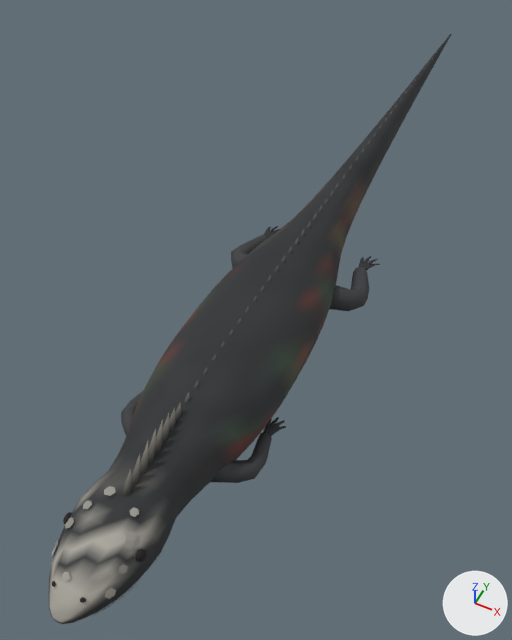
The glTF model assets/models/marine/marine-iguana.glb: old version first, new version second.
Rendered twice from a 50 mm camera at (0.209, -0.508, 0.534) aimed at (-0.032, -0.025, -0.07). Arrows for +X, +Y and +Z are at lower right; the lights stay in place. The older version comes first. Vertices at exactly the same position are counted once.

Before the edit, the objects in view are built like this:
```python
me_mesh_0 = bpy.data.meshes.new('Mesh_0')
me_mesh_0.from_pydata(...)  # 2404 vertices, 4400 faces; spans x -0.082..0.082, y -0.412..0.599, z -0.036..0.061
me_mesh_0.materials.append(mat_painted_skin)
ob_marine_iguana_body = bpy.data.objects.new('marine-iguana-body', me_mesh_0)
ob_marine_iguana_body.location = (0.0, 0.0, 0.0)
```
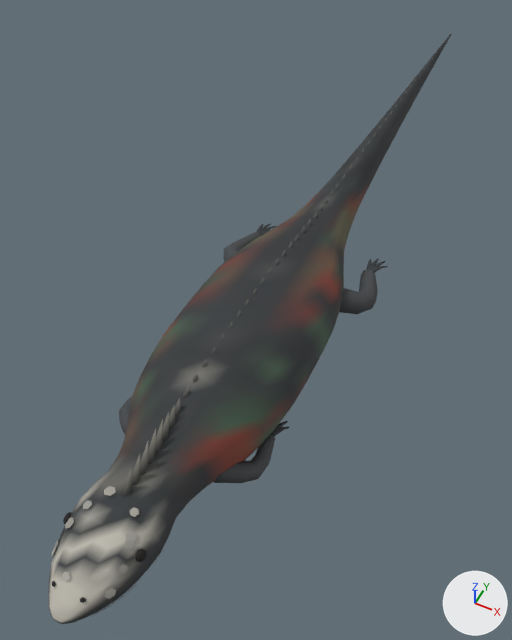
What differs and where, as boxes (x1, y1, x2, y2) in the pictures (512 x 640 px; the box of a moved part takes in the faces that stretch with it):
'marine-iguana-body', reshaped, recoloured
    both: (48, 34, 451, 624)
part 1 of me_mesh_0, moved or reshaped
    before: (169, 407, 176, 431)
    after: (169, 406, 175, 430)
part 2 of me_mesh_0, moved or reshaped
    before: (175, 403, 182, 420)
    after: (174, 398, 181, 417)
part 3 of me_mesh_0, moved or reshaped
    before: (184, 392, 190, 404)
    after: (183, 386, 189, 399)
part 4 of me_mesh_0, moved or reshaped
    before: (194, 380, 199, 389)
    after: (193, 373, 198, 383)
part 5 of me_mesh_0, moved or reshaped
    before: (203, 367, 208, 375)
    after: (202, 360, 207, 368)
part 6 of me_mesh_0, moved or reshaped
    before: (211, 433, 272, 483)
    after: (214, 434, 275, 483)
part 7 of me_mesh_0, moved or reshaped
    before: (119, 191, 380, 501)
    after: (119, 191, 388, 501)
part 8 of me_mesh_0, recoloured
    before: (49, 159, 375, 623)
    after: (49, 159, 383, 623)
part 9 of me_mesh_0, recoloured
    before: (48, 159, 380, 624)
    after: (48, 159, 388, 624)

The change in detail:
me_mesh_0 is used by ob_marine_iguana_body; location (0.0, 0.0, 0.0).
me_mesh_0 had 2404 vertices, 4400 faces and spanned x -0.082..0.082, y -0.412..0.599, z -0.036..0.061.
me_mesh_0 now has 2404 vertices, 4400 faces and spans x -0.092..0.092, y -0.412..0.599, z -0.036..0.061.
me_mesh_0 part 1: the loose piece of 7 vertices spanning x -0.004..0.004, y -0.255..-0.239, z 0.03..0.053 is moved by (0.0, 0.0, 0.004).
me_mesh_0 part 2: the loose piece of 7 vertices spanning x -0.003..0.003, y -0.244..-0.23, z 0.032..0.05 is moved by (0.0, 0.0, 0.006).
me_mesh_0 part 3: the loose piece of 7 vertices spanning x -0.003..0.003, y -0.227..-0.217, z 0.035..0.047 is moved by (0.0, 0.0, 0.009).
me_mesh_0 part 4: the loose piece of 7 vertices spanning x -0.002..0.002, y -0.21..-0.202, z 0.037..0.046 is moved by (0.0, 0.0, 0.01).
me_mesh_0 part 5: the loose piece of 7 vertices spanning x -0.002..0.002, y -0.194..-0.186, z 0.038..0.047 is moved by (0.0, 0.0, 0.01).
me_mesh_0 part 6: the loose piece of 44 vertices spanning x 0.028..0.072, y -0.256..-0.186, z -0.027..0.005 is moved by (0.003, 0.001, 0.0).
me_mesh_0 part 7: 761 of 2404 vertices moved; they spanned x -0.082..0.082, y -0.263..0.086, z -0.036..0.043 and now span x -0.092..0.092, y -0.263..0.086, z -0.036..0.053; mean shift (0.0, 0.0, 0.001); largest move (0.057, -0.054, 0.009) -> (0.068, -0.054, 0.012).
me_mesh_0 part 8: 2486 faces centred in x -0.08..0.079, y -0.411..0.596, z -0.036..0.043 are repainted in the vertex colours; the middle colour goes from dark grey #333538 to dark grey #3c3f42.
me_mesh_0 part 9: 1582 faces centred in x -0.067..0.072, y -0.411..0.596, z -0.025..0.043 are repainted in the vertex colours; the middle colour goes from black #292c2e to dark grey #313437.
Other edits to the shape of me_mesh_0 do not show in these pictures.
